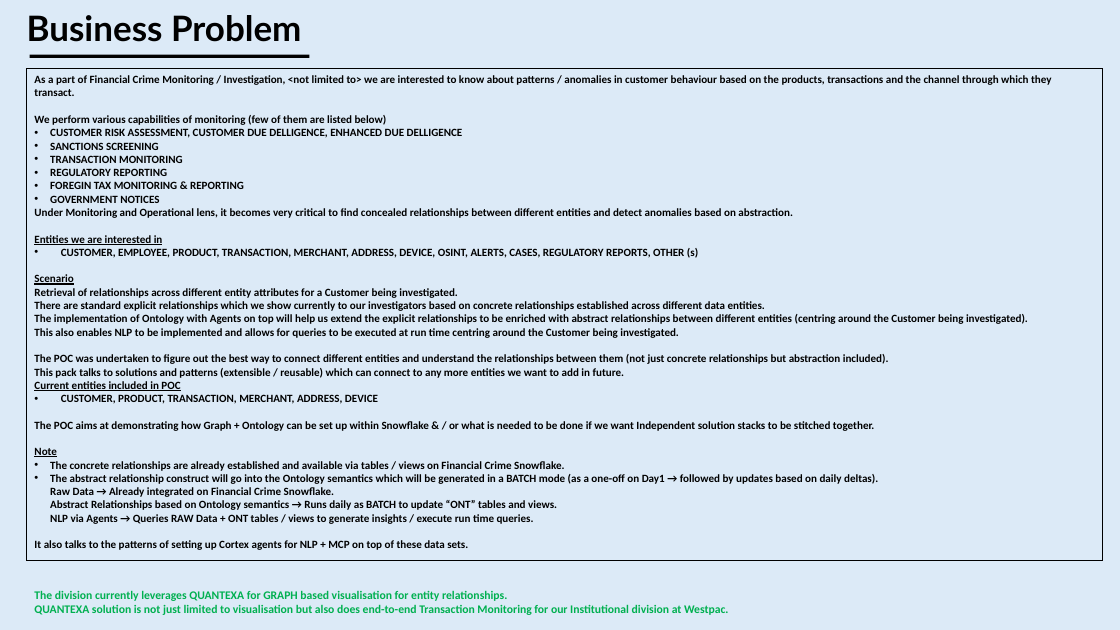
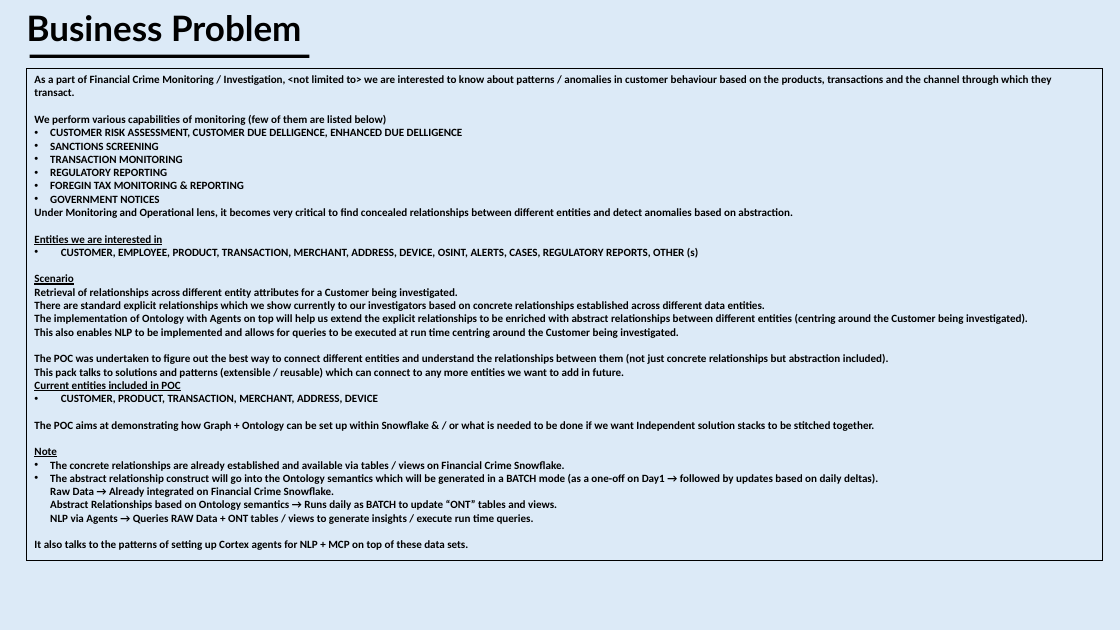
Before and after one commit to ashishachopra/Concepts, a slide deck: slide 2 of GRAPH,GRAPHRAG,ONTOLOGY.pptx. Drawn at 1120x630 pixels with LibreOffice and Linux fonts; fonts in the diff are those of the drawing. Boxes give left, top, right and bottom in pixels: in the first picture for what was removed or moved away, otherwise in the second. Text is boxed around its words. In the diff, an @@ line names an element or a change of style, - is before the commit and + after.

```diff
--- a/GRAPH,GRAPHRAG,ONTOLOGY.pptx
+++ b/GRAPH,GRAPHRAG,ONTOLOGY.pptx
@@ text removed at (34, 590, 728, 615) @@
-The division currently leverages QUANTEXA for GRAPH based visualisation for entity relationships.
-QUANTEXA solution is not just limited to visualisation but also does end-to-end Transaction Monitoring for our Institutional division at Westpac.
```
Also in this commit, not shown: 12 other slides changed, 8 other files.
